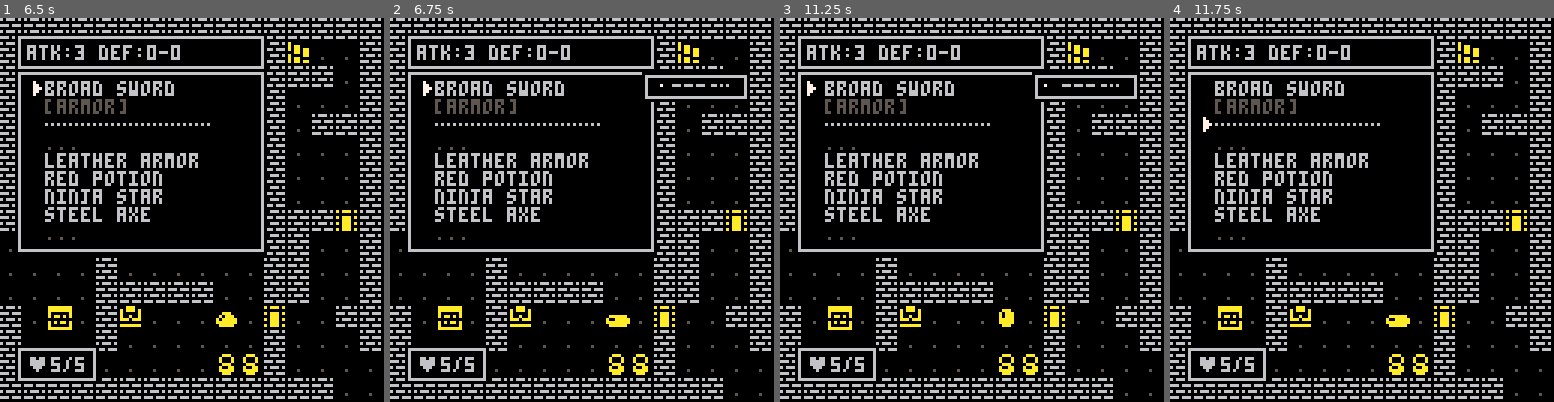
Above: before the commit, frames 1-4 (left to right).
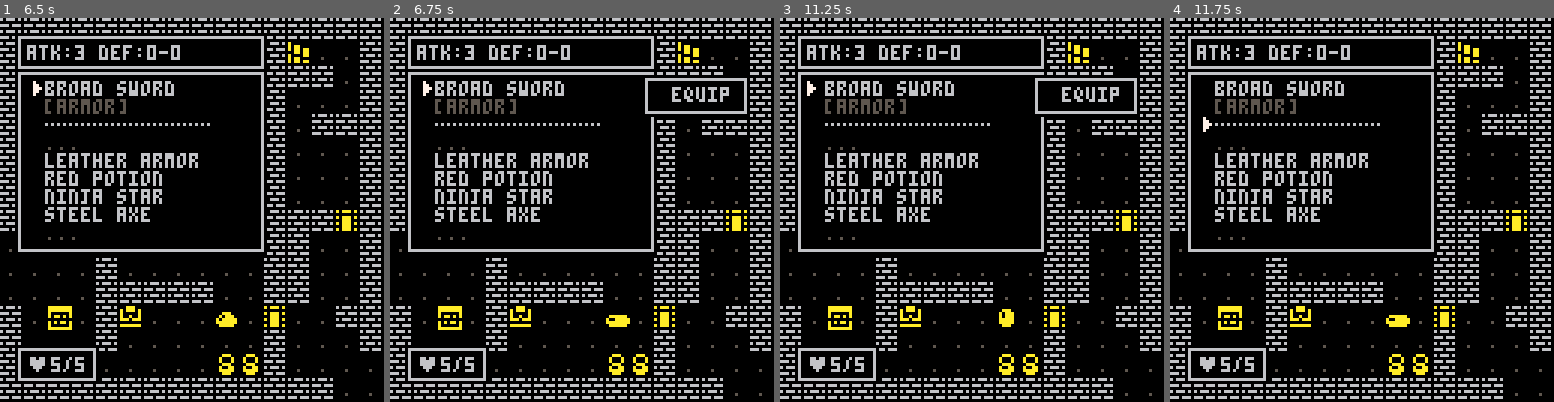
Above: after the commit, the same moments.

Repository: gabriel-jm/pico8-games
Game: PICO-8 cartridge porklike.p8
The game is run twice, just before and just after one commit, with the same random seed, the same clock (stepped at 60 frames per second) and the same inputs.
Inputs:
- Up to frame 1 (6.5 s): tap O (Z key) at 0.33, 1.07, 2.22, 3.72, 5.22 s; tap Down at 0.7 s; tap X (X key) at 1.43, 2.07, 2.82, 3.57, 4.32, 5.07, 5.82 s; hold Up 1.97-2.63 s; hold Right 2.68-3.02 s; hold Down 3.07-3.73 s; hold Left 3.78-4.12 s; hold Up 4.17-4.5 s; hold Left 4.55-5.05 s; hold Right 5.1-5.93 s; hold Up from 5.98 s (still down)
- Up to frame 2 (6.75 s): tap X (X key) at 6.57 s; release Up at 6.65 s; hold Right from 6.7 s (still down); tap O (Z key) at 6.72 s
- Up to frame 3 (11.25 s): release Right at 7.03 s; hold Down 7.08-7.75 s; tap X (X key) every 0.75 s from 7.32 to 11.07 s; hold Left 7.8-8.13 s; hold Up 8.18-8.52 s; tap O (Z key) at 8.22, 9.72, 11.22 s; hold Left 8.57-9.07 s; hold Right 9.12-9.95 s; hold Up 10-10.67 s; hold Right 10.72-11.05 s; hold Down from 11.1 s (still down)
- Up to frame 4 (11.75 s): keep holding Down

Frame 1 is identical in both runs. In frame 2, 1.5% of the frame differs, in the area x 65-93%, y 14-26%; in frame 3, 1.5%; in frame 4, nothing differs.

Commit message:
porklike - improve token usage

Diff:
--- a/porklike.p8
+++ b/porklike.p8
@@ -109,21 +109,12 @@
 
 function update_inv()
 	menu_action(actv_wind)
+	--2950
+
 	if btnp(4) then
-		if actv_wind==inv_wind then
-			_upd=update_game
-			inv_wind.dur=0
-			stat_wind.dur=0
-		elseif actv_wind==use_menu then
-			use_menu.dur=0
-			actv_wind=inv_wind
-		end
+		actv_wind:cancel()
 	elseif btnp(5) then
-		if actv_wind==inv_wind then
-			show_use()
-		elseif actv_wind==use_menu then
-			trigger_use()
-		end
+		actv_wind:confirm()
 	end
 end
 
@@ -133,8 +124,8 @@
 	elseif btnp(3) then
 		wnd.cursor+=1
 	end
-	wnd.cursor=(wnd.cursor-1)
-		%#wnd.text+1
+	wnd.cursor=
+		(wnd.cursor-1)%#wnd.text+1
 end
 
 function update_player_turn()
@@ -815,6 +806,13 @@
 		}
 	)
 
+	inv_wind.confirm=show_use
+	inv_wind.cancel=function()
+		_upd=update_game
+		inv_wind.dur=0
+		stat_wind.dur=0
+	end
+
 	actv_wind=inv_wind
 	_upd=update_inv
 end
@@ -827,22 +825,17 @@
 	if (not item) return
 
 	local typ=item_type[item]
-
-	if (typ=="wep" or typ=="arm")
-		and i>3
-	then
-		add(txt,"equip")
-	end
-
-	if typ=="fud" then
-		add(txt,"eat")
-	end
-
-	if
-		typ=="thr" or typ=="fud"
-	then
-		add(txt,"throw")
-	end
+	local typ_map={
+		wep="equip",
+		arm="equip",
+		fud="eat,throw",
+		thr="throw"
+	}
+
+	for_each(
+		split(typ_map[typ]),
+		function(act)add(txt,act)end
+	)
 
 	add(txt,"trash")
 
@@ -850,6 +843,13 @@
 		84,i*6+11,36,7+#txt*6,txt
 	)
 	use_menu.cursor=1
+
+	use_menu.confirm=trigger_use
+	use_menu.cancel=function()
+		use_menu.dur=0
+		actv_wind=inv_wind
+	end
+
 	actv_wind=use_menu
 end
 
@@ -885,9 +885,10 @@
 		show_inv()
 		inv_wind.cursor=i
 	elseif after=="game" then
-		inv_wind.dur=0
-		stat_wind.dur=0
-		_upd=update_game
+		inv_wind.cancel()
+--		inv_wind.dur=0
+--		stat_wind.dur=0
+--		_upd=update_game
 	end
 
 	use_menu.dur=0
